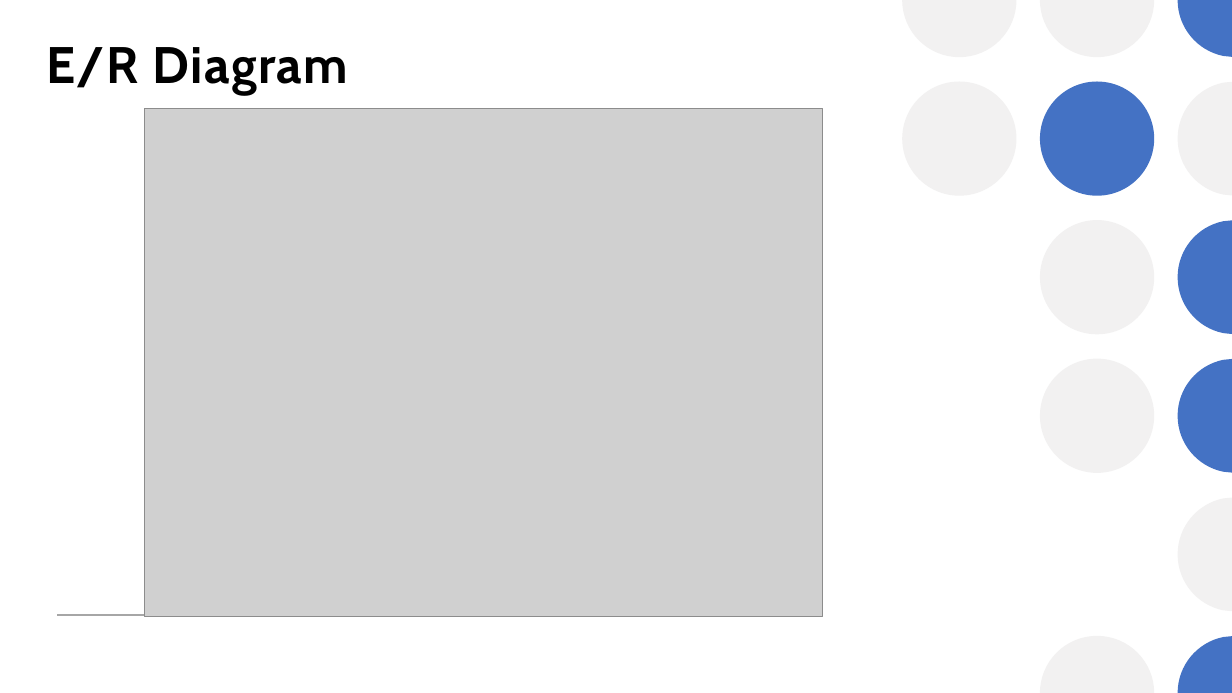
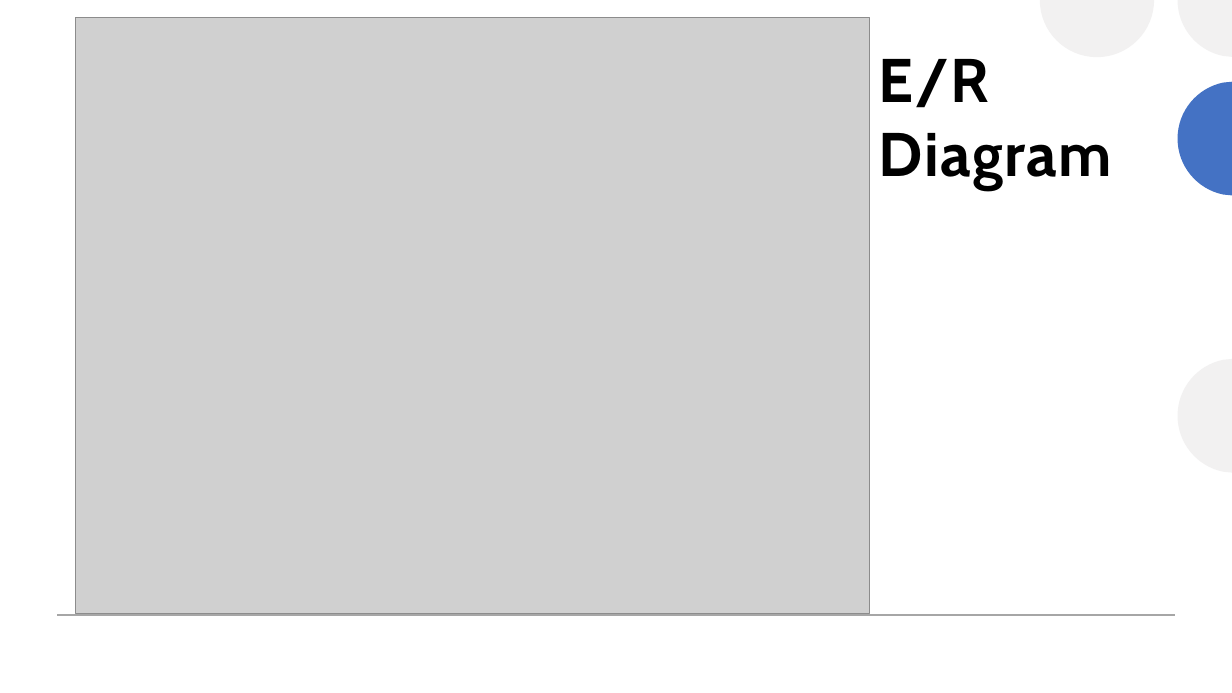
Before and after one commit to cnlhl/CSE111-project, a slide deck: slide 5 of Database System pj presentation.pptx. Drawn at 1232x693 pixels with LibreOffice and Linux fonts; fonts in the diff are those of the drawing; grey boxes stand for pictures. Boxes give left, top, right and bottom in pixels: in the first picture for what was removed or moved away, otherwise in the second. Text is boxed around its words. In the diff, an @@ line names an element or a change of style, - is before the commit and + after.

Commit message:
add presentation file

```diff
--- a/Database System pj presentation.pptx
+++ b/Database System pj presentation.pptx
@@ rectangle added at (x1=0, y1=0, x2=1232, y2=693), fill #FFFFFF @@
@@ picture resized from (x1=144, y1=108, x2=823, y2=616) to (x1=75, y1=18, x2=870, y2=614) @@
@@ freeform shape added at (x1=1177, y1=0, x2=1232, y2=57), fill #F2F1F1 @@
@@ title "E/R Diagram" moved from (x1=46, y1=47, x2=348, y2=94) to (x1=879, y1=59, x2=1112, y2=190) @@
@@ title "E/R Diagram" at (x1=879, y1=59, x2=1112, y2=190): size 40 to 48 pt; line spacing 1.1 to 1 @@
@@ ellipse removed at (x1=902, y1=81, x2=1017, y2=196) @@
@@ ellipse removed at (x1=1040, y1=81, x2=1154, y2=196) @@
@@ group added at (x1=627, y1=0, x2=1232, y2=693): 6 freeform shapes @@
@@ freeform shape added at (x1=1177, y1=81, x2=1232, y2=195), fill #4472C4 @@
@@ freeform shape added at (x1=1177, y1=359, x2=1232, y2=472), fill #F2F1F1 @@
@@ line removed from (57, 616) to (799, 616) @@
@@ line added from (57, 616) to (1175, 616), #A6A6A6 1 pt @@
```
Also in this commit, not shown: 1 other slide changed, 2 other files.
